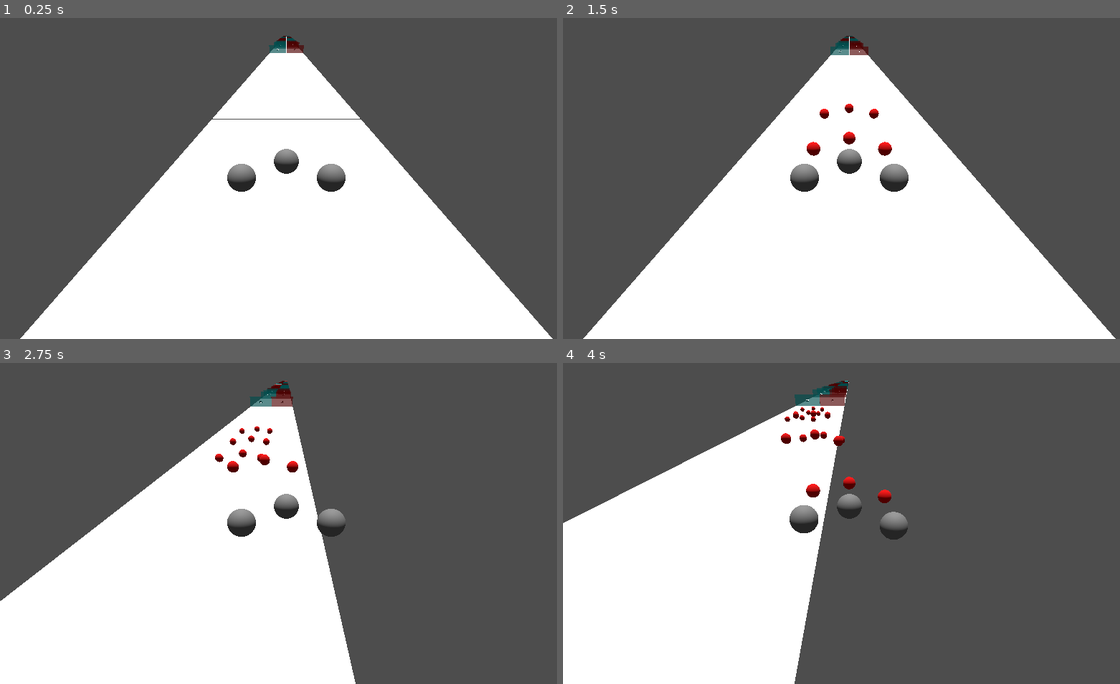
Above: before the commit, frames 1-4 (two rows, left to right).
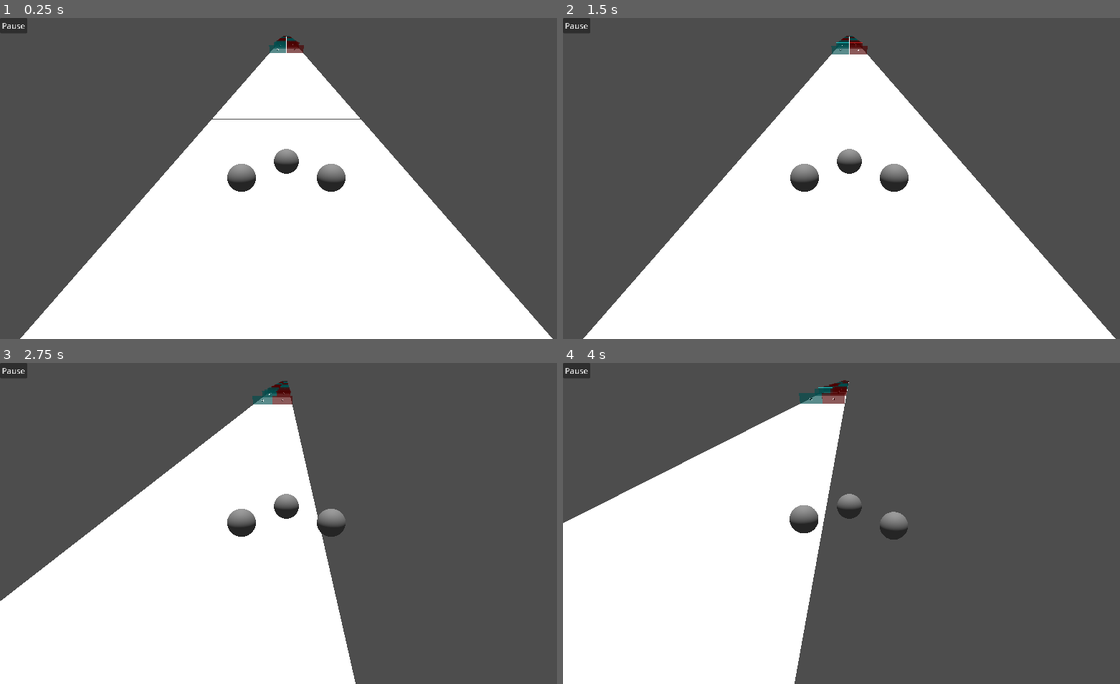
Above: after the commit, the same moments.

Repository: mintyZer0/MobileGame
Game: Godot game, scene res://Scenes/prototype.tscn
Two runs of this game, one before a commit and one after it. Both use one fixed random seed, a clock stepped at 60 frames per second and the inputs below.
Inputs (mouse positions are in pixels of both pictures, inside the frame that each line leads up to):
- Up to frame 1 (0.25 s): no input
- Up to frame 2 (1.5 s): click (574, 24) at 0.5 s, where only the run after the commit has a clickable "Pause"; click (847, 152) at 1.25 s, where only the run after the commit has a clickable "Resume"
- Up to frame 3 (2.75 s): tap Enter (ui_accept) at 2, 2.27 s; move the mouse to (412, 507) at 2.02 s; hold Right (ui_right) from 2.03 s (still down); click (412, 507) at 2.17 s
- Up to frame 4 (4 s): move the mouse to (735, 539) at 2.77 s; release Right (ui_right) at 2.78 s; hold Down (ui_down) 2.78-3.53 s; click (735, 539) at 2.92 s; tap Enter (ui_accept) at 3.02 s; move the mouse to (908, 452) at 3.52 s; hold Right (ui_right) from 3.53 s (still down); click (908, 452) at 3.67 s

The runs differ from the first frame. In frame 1, 0.2% of the frame differs, in the area x 0-5%, y 0-5%; in frame 2, 0.6%; in frame 3, 0.7%; in frame 4, 1.0%, in the area x 0-59%, y 0-47%.

Commit message:
menus
added the main menu, options, pause menus

Diff:
--- a/Characters/player.tscn
+++ b/Characters/player.tscn
@@ -19,6 +19,7 @@
 transform = Transform3D(1, 0, 0, 0, 0.146169, 0.98926, 0, -0.98926, 0.146169, -0.00835598, 0, -2.28249)
 
 [node name="Timer" type="Timer" parent="."]
+wait_time = 10.0
 autostart = true
 
 [connection signal="timeout" from="Timer" to="." method="_on_timer_timeout"]
--- /dev/null
+++ b/Characters/slime_in_menu.tscn
@@ -0,0 +1,21 @@
+[gd_scene load_steps=5 format=3 uid="uid://cgoundoyfxpn8"]
+
+[ext_resource type="Script" path="res://Scripts/slime_in_menu.gd" id="1_mc5jc"]
+
+[sub_resource type="PhysicsMaterial" id="PhysicsMaterial_5sqnv"]
+
+[sub_resource type="CapsuleShape3D" id="CapsuleShape3D_23nsk"]
+
+[sub_resource type="CapsuleMesh" id="CapsuleMesh_v7xhc"]
+
+[node name="SlimeInMenu" type="RigidBody3D"]
+collision_layer = 4
+collision_mask = 7
+physics_material_override = SubResource("PhysicsMaterial_5sqnv")
+script = ExtResource("1_mc5jc")
+
+[node name="CollisionShape3D" type="CollisionShape3D" parent="."]
+shape = SubResource("CapsuleShape3D_23nsk")
+
+[node name="MeshInstance3D" type="MeshInstance3D" parent="."]
+mesh = SubResource("CapsuleMesh_v7xhc")
--- /dev/null
+++ b/Scenes/audio_stream_player.tscn
@@ -0,0 +1,8 @@
+[gd_scene load_steps=2 format=3 uid="uid://bx5kjjcqm8v8g"]
+
+[ext_resource type="AudioStream" uid="uid://c3qdq66qnyfhy" path="res://LEASE.mp3" id="1_woph5"]
+
+[node name="AudioStreamPlayer" type="AudioStreamPlayer"]
+stream = ExtResource("1_woph5")
+autoplay = true
+parameters/looping = true
--- /dev/null
+++ b/Scenes/options_menu.tscn
@@ -0,0 +1,225 @@
+[gd_scene load_steps=14 format=3 uid="uid://drwgqchmaaisi"]
+
+[ext_resource type="PackedScene" uid="uid://br5b7pma7l3nc" path="res://Scenes/volume_slider.tscn" id="2_ash2g"]
+[ext_resource type="FontFile" uid="uid://do7ors3kgd5si" path="res://Squidgy Slimes.ttf" id="2_xvlm0"]
+
+[sub_resource type="GDScript" id="GDScript_yudnr"]
+script/source = "extends CanvasLayer
+var openReturnPauseInMenu = false
+var master_bus = AudioServer.get_bus_index(\"Master\")
+
+func _ready() -> void:
+	AudioServer.set_bus_mute(master_bus, Global.isMuted)
+	$Options/MarginContainer/VBoxContainer/VBoxContainer/MuteButton.button_pressed = Global.isMuted
+
+	$Options/MarginContainer/VBoxContainer/VBoxContainer/ReturntoGameButton.visible = openReturnPauseInMenu
+
+
+func _on_mute_button_toggled(toggled_on: bool) -> void:
+	Global.isMuted = toggled_on
+	AudioServer.set_bus_mute(master_bus, toggled_on)
+
+func _on_go_back_button_pressed() -> void:
+	get_tree().change_scene_to_file(\"res://Scenes/the_menu.tscn\")
+
+func _on_returnto_game_button_pressed() -> void:
+	get_tree().change_scene_to_file(\"res://Scenes/prototype.tscn\")
+	get_tree().paused = true
+"
+
+[sub_resource type="FontVariation" id="FontVariation_mb7mq"]
+base_font = ExtResource("2_xvlm0")
+
+[sub_resource type="FontVariation" id="FontVariation_id7mt"]
+base_font = ExtResource("2_xvlm0")
+
+[sub_resource type="StyleBoxFlat" id="StyleBoxFlat_u2b06"]
+bg_color = Color(0.299547, 0.299547, 0.299547, 1)
+skew = Vector2(0.3, 0)
+corner_radius_top_left = 10
+corner_radius_top_right = 10
+corner_radius_bottom_right = 10
+corner_radius_bottom_left = 10
+expand_margin_left = 10.0
+expand_margin_top = 5.0
+expand_margin_right = 10.0
+expand_margin_bottom = 5.0
+shadow_size = 5
+
+[sub_resource type="FontVariation" id="FontVariation_l3yy1"]
+base_font = ExtResource("2_xvlm0")
+
+[sub_resource type="FontVariation" id="FontVariation_nuai0"]
+base_font = ExtResource("2_xvlm0")
+
+[sub_resource type="StyleBoxFlat" id="StyleBoxFlat_3g5fe"]
+bg_color = Color(0.299547, 0.299547, 0.299547, 1)
+skew = Vector2(0.3, 0)
+corner_radius_top_left = 10
+corner_radius_top_right = 10
+corner_radius_bottom_right = 10
+corner_radius_bottom_left = 10
+expand_margin_left = 10.0
+expand_margin_top = 5.0
+expand_margin_right = 10.0
+expand_margin_bottom = 5.0
+shadow_size = 5
+
+[sub_resource type="StyleBoxFlat" id="StyleBoxFlat_eykpm"]
+bg_color = Color(0.299547, 0.299547, 0.299547, 1)
+skew = Vector2(0.3, 0)
+corner_radius_top_left = 10
+corner_radius_top_right = 10
+corner_radius_bottom_right = 10
+corner_radius_bottom_left = 10
+expand_margin_left = 10.0
+expand_margin_top = 5.0
+expand_margin_right = 10.0
+expand_margin_bottom = 5.0
+shadow_size = 5
+
+[sub_resource type="StyleBoxFlat" id="StyleBoxFlat_jasky"]
+bg_color = Color(0.299547, 0.299547, 0.299547, 1)
+skew = Vector2(0.3, 0)
+corner_radius_top_left = 10
+corner_radius_top_right = 10
+corner_radius_bottom_right = 10
+corner_radius_bottom_left = 10
+expand_margin_left = 10.0
+expand_margin_top = 5.0
+expand_margin_right = 10.0
+expand_margin_bottom = 5.0
+shadow_size = 5
+
+[sub_resource type="StyleBoxFlat" id="StyleBoxFlat_lhfyy"]
+bg_color = Color(0.299547, 0.299547, 0.299547, 1)
+skew = Vector2(0.3, 0)
+corner_radius_top_left = 10
+corner_radius_top_right = 10
+corner_radius_bottom_right = 10
+corner_radius_bottom_left = 10
+expand_margin_left = 10.0
+expand_margin_top = 5.0
+expand_margin_right = 10.0
+expand_margin_bottom = 5.0
+shadow_size = 5
+
+[sub_resource type="StyleBoxFlat" id="StyleBoxFlat_co2qo"]
+bg_color = Color(0.299547, 0.299547, 0.299547, 1)
+skew = Vector2(0.3, 0)
+corner_radius_top_left = 10
+corner_radius_top_right = 10
+corner_radius_bottom_right = 10
+corner_radius_bottom_left = 10
+expand_margin_left = 10.0
+expand_margin_top = 5.0
+expand_margin_right = 10.0
+expand_margin_bottom = 5.0
+shadow_size = 5
+
+[node name="OptionsMenu" type="CanvasLayer"]
+script = SubResource("GDScript_yudnr")
+
+[node name="Options" type="Control" parent="."]
+layout_mode = 3
+anchors_preset = 15
+anchor_right = 1.0
+anchor_bottom = 1.0
+grow_horizontal = 2
+grow_vertical = 2
+
+[node name="MarginContainer" type="MarginContainer" parent="Options"]
+layout_mode = 1
+anchors_preset = 15
+anchor_right = 1.0
+anchor_bottom = 1.0
+grow_horizontal = 2
+grow_vertical = 2
+theme_override_constants/margin_left = 100
+theme_override_constants/margin_top = 100
+theme_override_constants/margin_right = 100
+theme_override_constants/margin_bottom = 100
+
+[node name="VBoxContainer" type="VBoxContainer" parent="Options/MarginContainer"]
+layout_mode = 2
+
+[node name="Options" type="Label" parent="Options/MarginContainer/VBoxContainer"]
+layout_mode = 2
+size_flags_horizontal = 0
+size_flags_vertical = 0
+theme_override_fonts/font = SubResource("FontVariation_mb7mq")
+theme_override_font_sizes/font_size = 50
+text = "Settings"
+
+[node name="VBoxContainer" type="VBoxContainer" parent="Options/MarginContainer/VBoxContainer"]
+layout_mode = 2
+theme_override_constants/separation = 11
+
+[node name="ReturntoGameButton" type="Button" parent="Options/MarginContainer/VBoxContainer/VBoxContainer"]
+layout_mode = 2
+size_flags_horizontal = 4
+theme_override_colors/font_hover_color = Color(1, 1, 1, 1)
+theme_override_colors/font_pressed_color = Color(1, 1, 1, 1)
+theme_override_colors/font_focus_color = Color(1, 1, 1, 1)
+theme_override_colors/font_color = Color(1, 1, 1, 1)
+theme_override_fonts/font = SubResource("FontVariation_id7mt")
+theme_override_font_sizes/font_size = 40
+theme_override_styles/hover = SubResource("StyleBoxFlat_u2b06")
+theme_override_styles/pressed = SubResource("StyleBoxFlat_u2b06")
+theme_override_styles/normal = SubResource("StyleBoxFlat_u2b06")
+text = "Return to Game"
+
+[node name="VolumeLabel" type="Label" parent="Options/MarginContainer/VBoxContainer/VBoxContainer"]
+layout_mode = 2
+size_flags_horizontal = 4
+theme_override_fonts/font = SubResource("FontVariation_l3yy1")
+theme_override_font_sizes/font_size = 40
+text = "Volume"
+
+[node name="Master" parent="Options/MarginContainer/VBoxContainer/VBoxContainer" instance=ExtResource("2_ash2g")]
+layout_mode = 2
+bus_name = "Master"
+
+[node name="MuteLabel" type="Label" parent="Options/MarginContainer/VBoxContainer/VBoxContainer"]
+layout_mode = 2
+size_flags_horizontal = 4
+theme_override_fonts/font = ExtResource("2_xvlm0")
+theme_override_font_sizes/font_size = 40
+text = "Mute"
+
+[node name="MuteButton" type="CheckButton" parent="Options/MarginContainer/VBoxContainer/VBoxContainer"]
+layout_mode = 2
+size_flags_horizontal = 4
+keep_pressed_outside = true
+
+[node name="RemoveAdButton" type="Button" parent="Options/MarginContainer/VBoxContainer/VBoxContainer"]
+layout_mode = 2
+size_flags_horizontal = 4
+theme_override_colors/font_hover_color = Color(1, 1, 1, 1)
+theme_override_colors/font_pressed_color = Color(1, 1, 1, 1)
+theme_override_colors/font_focus_color = Color(1, 1, 1, 1)
+theme_override_colors/font_color = Color(1, 1, 1, 1)
+theme_override_fonts/font = SubResource("FontVariation_nuai0")
+theme_override_font_sizes/font_size = 40
+theme_override_styles/hover = SubResource("StyleBoxFlat_u2b06")
+theme_override_styles/pressed = SubResource("StyleBoxFlat_3g5fe")
+theme_override_styles/normal = SubResource("StyleBoxFlat_eykpm")
+text = "Remove Ads"
+
+[node name="GoBackButton" type="Button" parent="Options/MarginContainer/VBoxContainer/VBoxContainer"]
+layout_mode = 2
+size_flags_horizontal = 4
+theme_override_colors/font_hover_color = Color(1, 1, 1, 1)
+theme_override_colors/font_pressed_color = Color(1, 1, 1, 1)
+theme_override_colors/font_focus_color = Color(1, 1, 1, 1)
+theme_override_colors/font_color = Color(1, 1, 1, 1)
+theme_override_fonts/font = ExtResource("2_xvlm0")
+theme_override_font_sizes/font_size = 40
+theme_override_styles/hover = SubResource("StyleBoxFlat_jasky")
+theme_override_styles/pressed = SubResource("StyleBoxFlat_lhfyy")
+theme_override_styles/normal = SubResource("StyleBoxFlat_co2qo")
+text = "Return to Main Menu"
+
+[connection signal="pressed" from="Options/MarginContainer/VBoxContainer/VBoxContainer/ReturntoGameButton" to="." method="_on_returnto_game_button_pressed"]
+[connection signal="toggled" from="Options/MarginContainer/VBoxContainer/VBoxContainer/MuteButton" to="." method="_on_mute_button_toggled"]
+[connection signal="pressed" from="Options/MarginContainer/VBoxContainer/VBoxContainer/GoBackButton" to="." method="_on_go_back_button_pressed"]
--- a/Scenes/prototype.tscn
+++ b/Scenes/prototype.tscn
@@ -7,6 +7,7 @@
 [ext_resource type="PackedScene" uid="uid://cxgjnqp2qkay5" path="res://Scenes/free_mod_2.tscn" id="5_t13n8"]
 [ext_resource type="PackedScene" uid="uid://r7sr40gwr4bg" path="res://Scenes/right_pos_mod.tscn" id="6_geao1"]
 [ext_resource type="PackedScene" uid="uid://p25djxmw6arr" path="res://Scenes/free_mod_3.tscn" id="7_x75oa"]
+[ext_resource type="Script" path="res://Scripts/pause_menu.gd" id="8_htlo7"]
 
 [sub_resource type="Sky" id="Sky_p36qk"]
 
@@ -37,3 +38,68 @@
 
 [node name="Player3" parent="." instance=ExtResource("1_j82ul")]
 transform = Transform3D(-1, 0, -8.74228e-08, 0, 1, 0, 8.74228e-08, 0, -1, -1.59, 1.382, -1.16075)
+
+[node name="SubViewport" type="SubViewport" parent="."]
+
+[node name="PauseCanvasLayer" type="CanvasLayer" parent="."]
+script = ExtResource("8_htlo7")
+
+[node name="PauseMenu" type="Control" parent="PauseCanvasLayer"]
+process_mode = 3
+layout_mode = 3
+anchors_preset = 15
+anchor_right = 1.0
+anchor_bottom = 1.0
+grow_horizontal = 2
+grow_vertical = 2
+
+[node name="PanelContainer" type="PanelContainer" parent="PauseCanvasLayer/PauseMenu"]
+layout_mode = 1
+anchors_preset = 8
+anchor_left = 0.5
+anchor_top = 0.5
+anchor_right = 0.5
+anchor_bottom = 0.5
+offset_left = -126.0
+offset_top = -107.0
+offset_right = 126.0
+offset_bottom = 107.0
+grow_horizontal = 2
+grow_vertical = 2
+
+[node name="VBoxContainer" type="VBoxContainer" parent="PauseCanvasLayer/PauseMenu/PanelContainer"]
+layout_mode = 2
+theme_override_constants/separation = 18
+
+[node name="PauseLabel" type="Label" parent="PauseCanvasLayer/PauseMenu/PanelContainer/VBoxContainer"]
+layout_mode = 2
+text = "You Paused the Game!"
+horizontal_alignment = 1
+
+[node name="Resume" type="Button" parent="PauseCanvasLayer/PauseMenu/PanelContainer/VBoxContainer"]
+layout_mode = 2
+size_flags_horizontal = 4
+text = "Resume"
+
+[node name="Restart" type="Button" parent="PauseCanvasLayer/PauseMenu/PanelContainer/VBoxContainer"]
+layout_mode = 2
+size_flags_horizontal = 4
+text = "Restart"
+
+[node name="Quit" type="Button" parent="PauseCanvasLayer/PauseMenu/PanelContainer/VBoxContainer"]
+layout_mode = 2
+size_flags_horizontal = 4
+text = "Quit"
+
+[node name="VBoxContainer" type="VBoxContainer" parent="PauseCanvasLayer"]
+offset_right = 40.0
+offset_bottom = 40.0
+
+[node name="PauseButton" type="Button" parent="PauseCanvasLayer/VBoxContainer"]
+layout_mode = 2
+text = "Pause"
+
+[connection signal="pressed" from="PauseCanvasLayer/PauseMenu/PanelContainer/VBoxContainer/Resume" to="PauseCanvasLayer" method="_on_resume_pressed"]
+[connection signal="pressed" from="PauseCanvasLayer/PauseMenu/PanelContainer/VBoxContainer/Restart" to="PauseCanvasLayer" method="_on_restart_pressed"]
+[connection signal="pressed" from="PauseCanvasLayer/PauseMenu/PanelContainer/VBoxContainer/Quit" to="PauseCanvasLayer" method="_on_quit_pressed"]
+[connection signal="pressed" from="PauseCanvasLayer/VBoxContainer/PauseButton" to="PauseCanvasLayer" method="_on_pause_button_pressed"]
--- /dev/null
+++ b/Scenes/the_menu.tscn
@@ -0,0 +1,195 @@
+[gd_scene load_steps=9 format=3 uid="uid://c7qww5ejo1egg"]
+
+[ext_resource type="FontFile" uid="uid://do7ors3kgd5si" path="res://Squidgy Slimes.ttf" id="1_8wxxc"]
+[ext_resource type="Script" path="res://Scripts/the_menu.gd" id="1_q7267"]
+[ext_resource type="PackedScene" uid="uid://cgoundoyfxpn8" path="res://Characters/slime_in_menu.tscn" id="2_7ws1x"]
+
+[sub_resource type="FontVariation" id="FontVariation_tk661"]
+base_font = ExtResource("1_8wxxc")
+
+[sub_resource type="FontVariation" id="FontVariation_7erxv"]
+base_font = ExtResource("1_8wxxc")
+
+[sub_resource type="StyleBoxFlat" id="StyleBoxFlat_4kfs5"]
+bg_color = Color(0.299547, 0.299547, 0.299547, 1)
+skew = Vector2(0.3, 0)
+corner_radius_top_left = 10
+corner_radius_top_right = 10
+corner_radius_bottom_right = 10
+corner_radius_bottom_left = 10
+expand_margin_left = 10.0
+expand_margin_top = 5.0
+expand_margin_right = 10.0
+expand_margin_bottom = 5.0
+shadow_size = 5
+
+[sub_resource type="StyleBoxFlat" id="StyleBoxFlat_drl70"]
+bg_color = Color(0.489622, 0.489622, 0.489622, 1)
+skew = Vector2(0.3, 0)
+corner_radius_top_left = 10
+corner_radius_top_right = 10
+corner_radius_bottom_right = 10
+corner_radius_bottom_left = 10
+expand_margin_left = 10.0
+expand_margin_top = 5.0
+expand_margin_right = 10.0
+expand_margin_bottom = 5.0
+shadow_size = 5
+
+[sub_resource type="StyleBoxFlat" id="StyleBoxFlat_qcypi"]
+bg_color = Color(0.20871, 0.20871, 0.20871, 1)
+skew = Vector2(0.3, 0)
+corner_radius_top_left = 10
+corner_radius_top_right = 10
+corner_radius_bottom_right = 10
+corner_radius_bottom_left = 10
+expand_margin_left = 10.0
+expand_margin_top = 5.0
+expand_margin_right = 10.0
+expand_margin_bottom = 5.0
+shadow_size = 5
+
+[node name="The Menu" type="CanvasLayer"]
+script = ExtResource("1_q7267")
+
+[node name="Main Menu" type="Control" parent="."]
+layout_mode = 3
+anchors_preset = 15
+anchor_right = 1.0
+anchor_bottom = 1.0
+grow_horizontal = 2
+grow_vertical = 2
+
+[node name="MarginContainer" type="MarginContainer" parent="Main Menu"]
+layout_mode = 1
+anchors_preset = 15
+anchor_right = 1.0
+anchor_bottom = 1.0
+grow_horizontal = 2
+grow_vertical = 2
+theme_override_constants/margin_left = 50
+theme_override_constants/margin_top = 90
+
+[node name="VBoxContainer" type="VBoxContainer" parent="Main Menu/MarginContainer"]
+layout_mode = 2
+
+[node name="Game Title" type="Label" parent="Main Menu/MarginContainer/VBoxContainer"]
+layout_mode = 2
+size_flags_horizontal = 0
+theme_override_fonts/font = SubResource("FontVariation_tk661")
+theme_override_font_sizes/font_size = 100
+text = "Slime Game"
+
+[node name="MarginContainer" type="MarginContainer" parent="Main Menu/MarginContainer/VBoxContainer"]
+layout_mode = 2
+theme_override_constants/margin_top = 50
+
+[node name="Start Button" type="Button" parent="Main Menu/MarginContainer/VBoxContainer"]
+layout_mode = 2
+size_flags_horizontal = 0
+size_flags_vertical = 2
+theme_override_colors/font_hover_color = Color(1, 1, 1, 1)
+theme_override_colors/font_pressed_color = Color(1, 1, 1, 1)
+theme_override_colors/font_focus_color = Color(1, 1, 1, 1)
+theme_override_colors/font_color = Color(1, 1, 1, 1)
+theme_override_fonts/font = SubResource("FontVariation_7erxv")
+theme_override_font_sizes/font_size = 60
+theme_override_styles/hover = SubResource("StyleBoxFlat_4kfs5")
+theme_override_styles/pressed = SubResource("StyleBoxFlat_drl70")
+theme_override_styles/normal = SubResource("StyleBoxFlat_qcypi")
+text = "Start Game"
+
+[node name="SelectCharButton" type="Button" parent="Main Menu/MarginContainer/VBoxContainer"]
+layout_mode = 2
+size_flags_horizontal = 0
+size_flags_vertical = 2
+theme_override_colors/font_hover_color = Color(1, 1, 1, 1)
+theme_override_colors/font_pressed_color = Color(1, 1, 1, 1)
+theme_override_colors/font_focus_color = Color(1, 1, 1, 1)
+theme_override_colors/font_color = Color(1, 1, 1, 1)
+theme_override_fonts/font = SubResource("FontVariation_7erxv")
+theme_override_font_sizes/font_size = 60
+theme_override_styles/hover = SubResource("StyleBoxFlat_4kfs5")
+theme_override_styles/pressed = SubResource("StyleBoxFlat_drl70")
+theme_override_styles/normal = SubResource("StyleBoxFlat_qcypi")
+text = "Select Slime"
+
+[node name="InfiniteStage" type="Button" parent="Main Menu/MarginContainer/VBoxContainer"]
+layout_mode = 2
+size_flags_horizontal = 0
+size_flags_vertical = 2
+theme_override_colors/font_hover_color = Color(1, 1, 1, 1)
+theme_override_colors/font_pressed_color = Color(1, 1, 1, 1)
+theme_override_colors/font_focus_color = Color(1, 1, 1, 1)
+theme_override_colors/font_color = Color(1, 1, 1, 1)
+theme_override_fonts/font = SubResource("FontVariation_7erxv")
+theme_override_font_sizes/font_size = 60
+theme_override_styles/hover = SubResource("StyleBoxFlat_4kfs5")
+theme_override_styles/pressed = SubResource("StyleBoxFlat_drl70")
+theme_override_styles/normal = SubResource("StyleBoxFlat_qcypi")
+text = "Infinite Stage"
+
+[node name="OptionsMenu" type="Button" parent="Main Menu/MarginContainer/VBoxContainer"]
+layout_mode = 2
+size_flags_horizontal = 0
+size_flags_vertical = 2
+theme_override_colors/font_hover_color = Color(1, 1, 1, 1)
+theme_override_colors/font_pressed_color = Color(1, 1, 1, 1)
+theme_override_colors/font_focus_color = Color(1, 1, 1, 1)
+theme_override_colors/font_color = Color(1, 1, 1, 1)
+theme_override_fonts/font = SubResource("FontVariation_7erxv")
+theme_override_font_sizes/font_size = 60
+theme_override_styles/hover = SubResource("StyleBoxFlat_4kfs5")
+theme_override_styles/pressed = SubResource("StyleBoxFlat_drl70")
+theme_override_styles/normal = SubResource("StyleBoxFlat_qcypi")
+text = "Options"
+
+[node name="QuitButton" type="Button" parent="Main Menu/MarginContainer/VBoxContainer"]
+layout_mode = 2
+size_flags_horizontal = 0
+size_flags_vertical = 2
+theme_override_colors/font_hover_color = Color(1, 1, 1, 1)
+theme_override_colors/font_pressed_color = Color(1, 1, 1, 1)
+theme_override_colors/font_focus_color = Color(1, 1, 1, 1)
+theme_override_colors/font_color = Color(1, 1, 1, 1)
+theme_override_fonts/font = SubResource("FontVariation_7erxv")
+theme_override_font_sizes/font_size = 60
+theme_override_styles/hover = SubResource("StyleBoxFlat_4kfs5")
+theme_override_styles/pressed = SubResource("StyleBoxFlat_drl70")
+theme_override_styles/normal = SubResource("StyleBoxFlat_qcypi")
+text = "Quit"
+
+[node name="BackgroundNode" type="Node3D" parent="."]
+
+[node name="Camera3D" type="Camera3D" parent="BackgroundNode"]
+transform = Transform3D(-4.22399e-08, -0.0420326, -0.999116, -1.12463e-08, 0.999116, -0.0420326, 1, 9.46088e-09, -4.26753e-08, -5, 3.01924, 0)
+
+[node name="CSGCombiner3D" type="CSGCombiner3D" parent="BackgroundNode"]
+transform = Transform3D(1, 0, 0, 0, 1, 0, 0, 0, 1, 0, 3.4977, 0)
+operation = 2
+use_collision = true
+
+[node name="CSGBox3D" type="CSGBox3D" parent="BackgroundNode/CSGCombiner3D"]
+layers = 0
+flip_faces = true
+size = Vector3(8, 5, 16)
+
+[node name="CSGBox3D2" type="CSGBox3D" parent="BackgroundNode/CSGCombiner3D/CSGBox3D"]
+transform = Transform3D(1, 0, 0, 0, 1, 0, 0, 0, 1, -0.155, 0, 0)
+operation = 2
+size = Vector3(7.9, 4.9, 15.9)
+
+[node name="DirectionalLight3D" type="DirectionalLight3D" parent="BackgroundNode"]
+transform = Transform3D(-4.37114e-08, 0.21644, -0.976296, 0, 0.976296, 0.21644, 1, 9.46088e-09, -4.26753e-08, -6.5, 4.85043, 0)
+
+[node name="SubViewport" type="SubViewport" parent="BackgroundNode"]
+
+[node name="SlimeInMenu" parent="BackgroundNode" instance=ExtResource("2_7ws1x")]
+transform = Transform3D(1, 0, 0, 0, 1, 0, 0, 0, 1, -0.40376, 2.97842, 1.26609)
+collision_layer = 1
+collision_mask = 1
+
+[connection signal="pressed" from="Main Menu/MarginContainer/VBoxContainer/Start Button" to="." method="_on_start_button_pressed"]
+[connection signal="pressed" from="Main Menu/MarginContainer/VBoxContainer/InfiniteStage" to="." method="_on_infinite_stage_pressed"]
+[connection signal="pressed" from="Main Menu/MarginContainer/VBoxContainer/OptionsMenu" to="." method="_on_options_menu_pressed"]
+[connection signal="pressed" from="Main Menu/MarginContainer/VBoxContainer/QuitButton" to="." method="_on_quit_button_pressed"]
--- /dev/null
+++ b/Scenes/volume_slider.tscn
@@ -0,0 +1,10 @@
+[gd_scene load_steps=2 format=3 uid="uid://br5b7pma7l3nc"]
+
+[ext_resource type="Script" path="res://Scripts/volume_slider.gd" id="1_833kv"]
+
+[node name="volume_slider" type="HSlider"]
+offset_right = 283.0
+offset_bottom = 16.0
+max_value = 1.0
+step = 0.001
+script = ExtResource("1_833kv")
--- a/Scripts/global.gd
+++ b/Scripts/global.gd
@@ -1,2 +1,4 @@
 extends Node
 var playerVal = 1
+
+var isMuted: bool = false
--- /dev/null
+++ b/Scripts/pause_menu.gd
@@ -0,0 +1,23 @@
+extends CanvasLayer
+var isPaused = false
+
+func _on_resume_pressed() -> void:
+	isPaused = !isPaused
+	get_tree().paused = isPaused
+	$PauseMenu.hide()
+
+func _on_restart_pressed() -> void:
+	get_tree().paused = false
+	get_tree().reload_current_scene()
+
+func _on_quit_pressed() -> void:
+	get_tree().paused = false
+	get_tree().change_scene_to_file("res://Scenes/the_menu.tscn")
+
+func _ready() -> void:
+	$PauseMenu.hide()
+
+func _on_pause_button_pressed() -> void:
+	isPaused = !isPaused
+	get_tree().paused = isPaused
+	$PauseMenu.visible = isPaused
--- /dev/null
+++ b/Scripts/slime_in_menu.gd
@@ -0,0 +1,7 @@
+extends RigidBody3D
+
+func _input(event):
+	if event is InputEventMouseButton and event.pressed:
+		#add animations like slime bouncing or wiggling or whatever laterr
+		#or maybe the current active slime to be used is what's in here
+		print("you clicked")
--- /dev/null
+++ b/Scripts/the_menu.gd
@@ -0,0 +1,16 @@
+extends CanvasLayer
+
+func _on_start_button_pressed() -> void:
+	get_tree().change_scene_to_file("res://Scenes/prototype.tscn")
+
+func _on_select_char_button_pressed() -> void:
+	pass # Replace with function body.
+
+func _on_infinite_stage_pressed() -> void:
+	get_tree().change_scene_to_file("res://Scenes/prototype.tscn")
+
+func _on_options_menu_pressed() -> void:
+	get_tree().change_scene_to_file("res://Scenes/options_menu.tscn")
+
+func _on_quit_button_pressed() -> void:
+	get_tree().quit()
--- /dev/null
+++ b/Scripts/volume_slider.gd
@@ -0,0 +1,15 @@
+extends HSlider
+
+@export
+var bus_name: String
+
+var bus_index: int
+
+func _ready() -> void:
+	bus_index = AudioServer.get_bus_index(bus_name)
+	value_changed.connect(_on_value_changed)
+
+	value = db_to_linear(AudioServer.get_bus_volume_db(bus_index))
+
+func _on_value_changed(value: float) -> void:
+	AudioServer.set_bus_volume_db(bus_index, linear_to_db(value))
--- /dev/null
+++ b/default_bus_layout.tres
@@ -0,0 +1,4 @@
+[gd_resource type="AudioBusLayout" format=3 uid="uid://b88u1ipmt476v"]
+
+[resource]
+bus/0/send = &"Music"
--- a/project.godot
+++ b/project.godot
@@ -18,10 +18,15 @@
 [autoload]
 
 Global="*res://Scripts/global.gd"
+GlobalAudioStreamPlayer="*res://Scenes/audio_stream_player.tscn"
 
 [dotnet]
 
 project/assembly_name="MobileGame"
+
+[filesystem]
+
+import/blender/enabled=false
 
 [input]
 
Not shown, added: LEASE.mp3.import
Not shown: 1 places in Scenes/prototype.tscn that only renumber resources
Binary file added: Squidgy Slimes.ttf
Not shown, added: Squidgy Slimes.ttf.import
Not shown, added: LEASE.mp3
